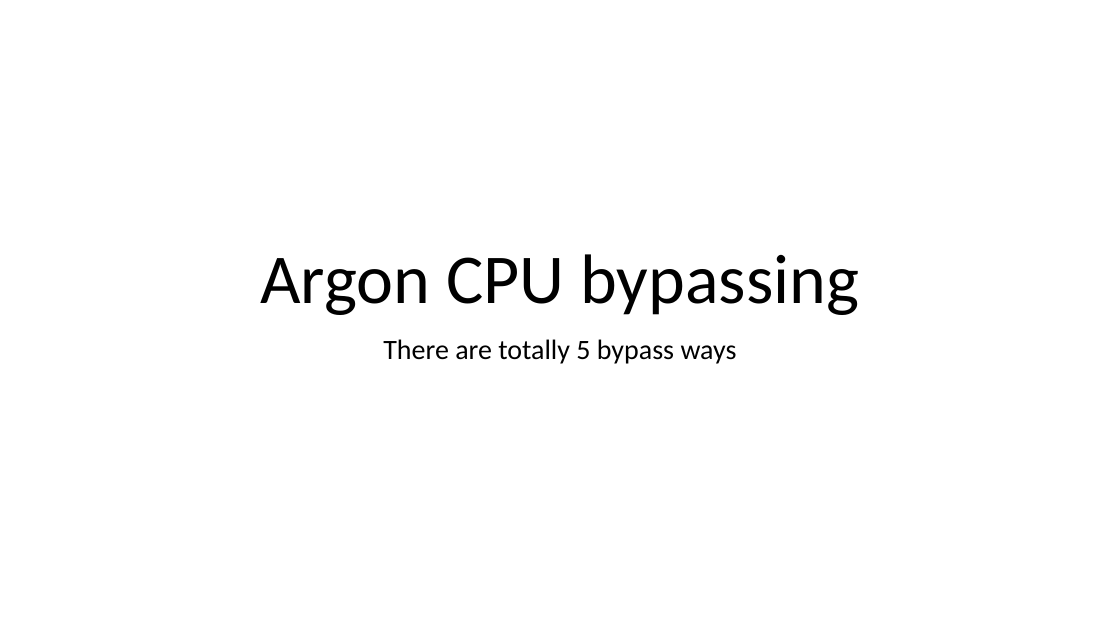
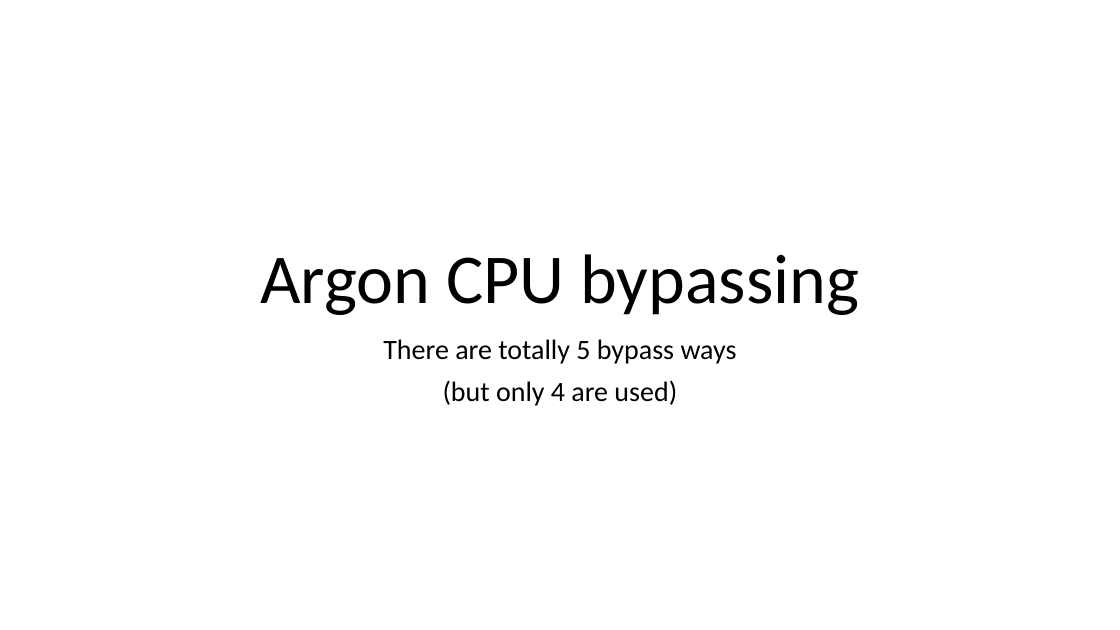
Before and after one commit to FROL256/argon-cpu, a slide deck: slide 1 of DOC/bypassing.pptx. Drawn at 1120x630 pixels with LibreOffice and Linux fonts; fonts in the diff are those of the drawing. Boxes give left, top, right and bottom in pixels: in the first picture for what was removed or moved away, otherwise in the second. Text is boxed around its words. In the diff, an @@ line names an element or a change of style, - is before the commit and + after.

Commit message:
delete 5-th bypassing way, make pipeline more classic

```diff
--- a/DOC/bypassing.pptx
+++ b/DOC/bypassing.pptx
@@ subtitle at [443,380,677,406]: paragraph added @@
+(but only 4 are used)
```
Also in this commit, not shown: 1 other slide changed, 3 other files.
